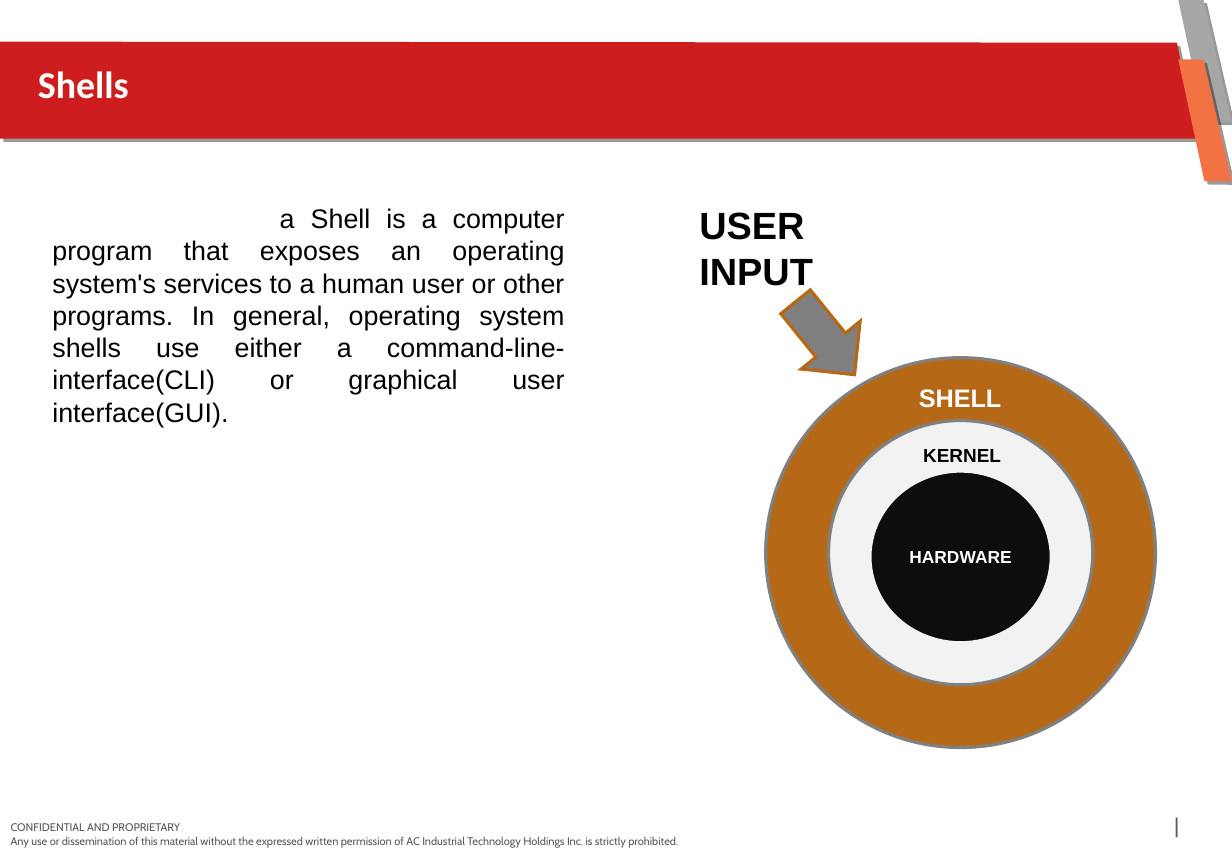
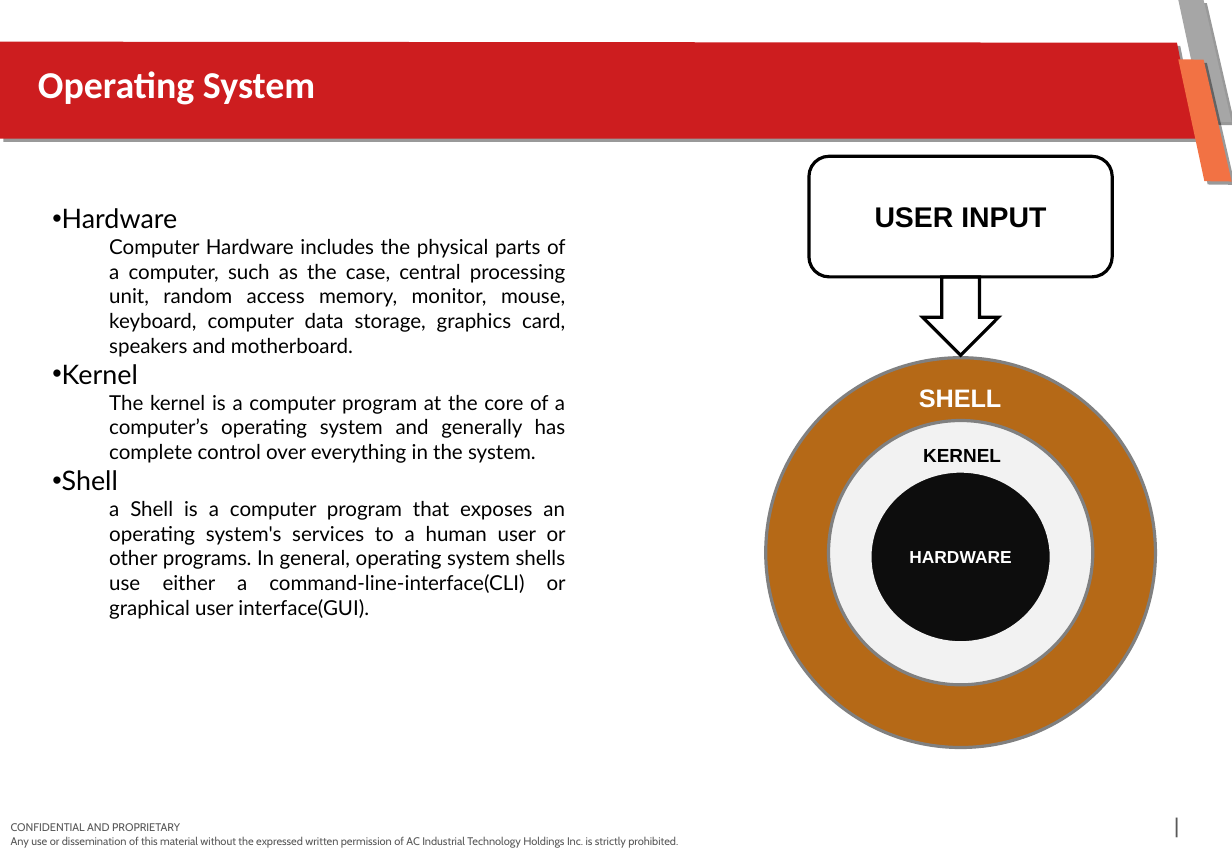
Before and after one commit to BryndellTorio/knowledge_Sharing, a slide deck: slide 4 of DnD Knowledge Sharing - Powershell Task Automation.pptx. Drawn at 1232x853 pixels with LibreOffice and Linux fonts; fonts in the diff are those of the drawing; background and template pictures are left out. Boxes give left, top, right and bottom in pixels: in the first picture for what was removed or moved away, otherwise in the second. Text is boxed around its words. In the diff, an @@ line names an element or a change of style, - is before the commit and + after.

```diff
--- a/DnD Knowledge Sharing - Powershell Task Automation.pptx
+++ b/DnD Knowledge Sharing - Powershell Task Automation.pptx
@@ title at bbox=[38, 71, 315, 105]: text changed @@
-Shells
+Operating System
@@ rounded rectangle "USER INPUT": place and size @@
-rounded rectangle "USER INPUT" at bbox=[699, 212, 813, 292]
+rounded rectangle "USER INPUT" at bbox=[808, 156, 1112, 276]
@@ rounded rectangle "USER INPUT" at bbox=[808, 156, 1112, 276]: size 24 to 18 pt; alignment left to centre; vertical alignment top to middle; outline none to #000000 2 pt @@
@@ text at bbox=[62, 208, 566, 491]: paragraphs added @@
+• Hardware
+  Computer Hardware includes the physical parts of a computer, such as the case, central processing unit, random access memory, monitor, mouse, keyboard, computer data storage, graphics card, speakers and motherboard.
+• Kernel
+  The kernel is a computer program at the core of a computer’s operating system and generally has complete control over everything in the system.
+• Shell
@@ right arrow at bbox=[922, 277, 998, 356]: fill #808080 to none; outline #B56917 2 pt to #000000 2 pt; rotation 51 to 90 degrees @@
@@ text at bbox=[109, 501, 566, 619]: size 17 to 13 pt, font Arial to Lato in "a Shell is a computer program that ..."; list level 1 to 2 in "a Shell is a computer ..." @@
```
Also in this commit, not shown: 4 other slides changed, 2 slides added, 4 other files.
